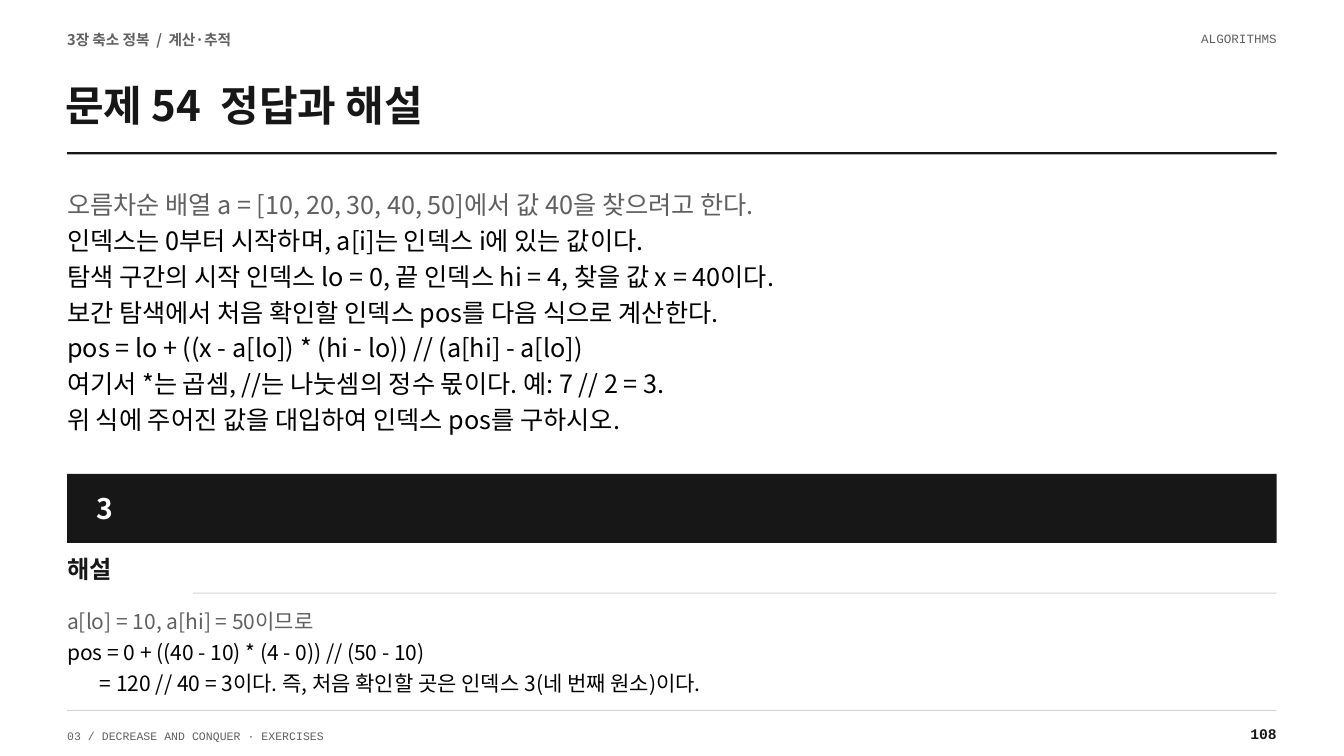
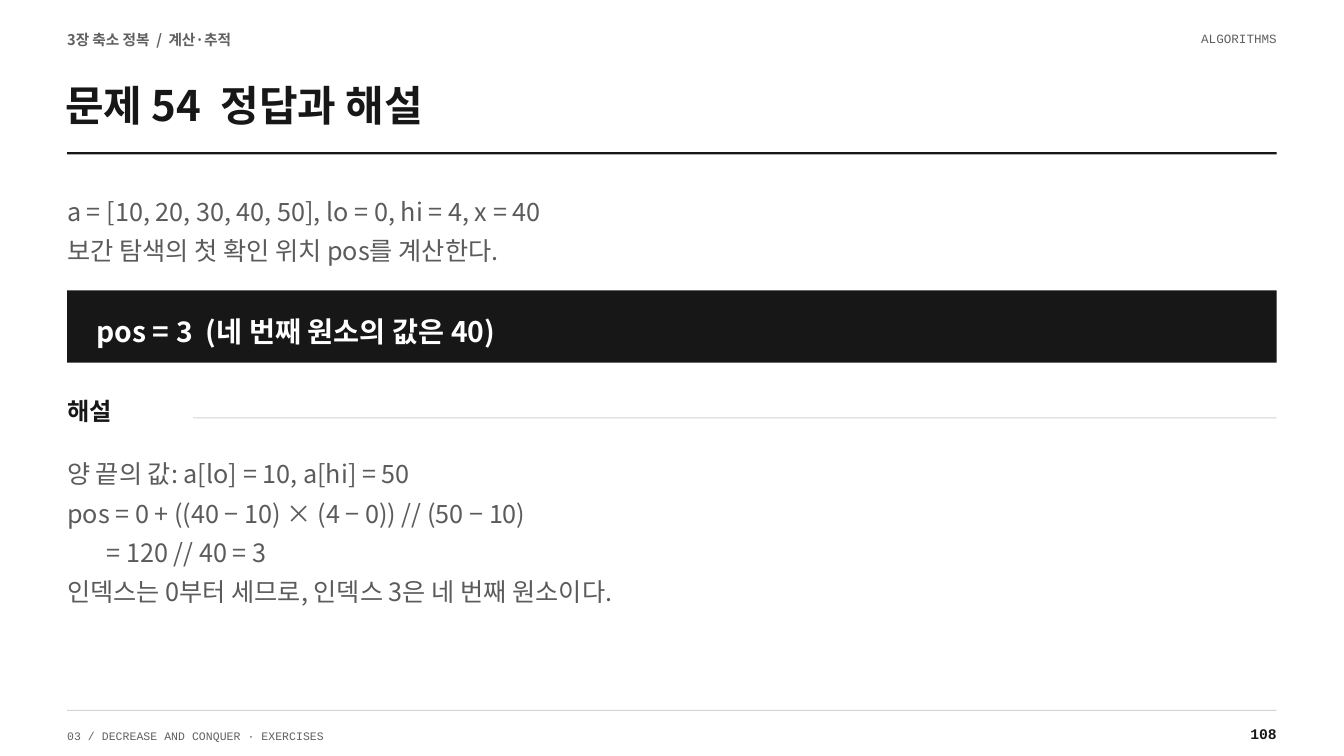
Before and after one commit to Sangdon-Park/Sangdon-Park.github.io, a slide deck: slide 108 of data/알고리즘/3장_연습문제_100문항_수업용.pptx. Drawn at 1344x756 pixels with LibreOffice and Linux fonts; fonts in the diff are those of the drawing. Boxes give left, top, right and bottom in pixels: in the first picture for what was removed or moved away, otherwise in the second. Text is boxed around its words. In the diff, an @@ line names an element or a change of style, - is before the commit and + after.

```diff
--- a/data/알고리즘/3장_연습문제_100문항_수업용.pptx
+++ b/data/알고리즘/3장_연습문제_100문항_수업용.pptx
@@ text at (67, 201, 541, 266): text changed; text colour #000000 to #5B5B5B @@
-오름차순 배열 a = [10, 20, 30, 40, 50]에서 값 40을 찾으려고 한다.
-인덱스는 0부터 시작하며, a[i]는 인덱스 i에 있는 값이다.
-탐색 구간의 시작 인덱스 lo = 0, 끝 인덱스 hi = 4, 찾을 값 x = 40이다.
-보간 탐색에서 처음 확인할 인덱스 pos를 다음 식으로 계산한다.
-pos = lo + ((x - a[lo]) * (hi - lo)) // (a[hi] - a[lo])
-여기서 *는 곱셈, //는 나눗셈의 정수 몫이다. 예: 7 // 2 = 3.
-위 식에 주어진 값을 대입하여 인덱스 pos를 구하시오.
+a = [10, 20, 30, 40, 50], lo = 0, hi = 4, x = 40
+보간 탐색의 첫 확인 위치 pos를 계산한다.
@@ rectangle: place and size @@
-rectangle at (68, 474, 1277, 543)
+rectangle at (68, 290, 1277, 363)
@@ text at (97, 318, 495, 348): text changed @@
-3
+pos = 3 (네 번째 원소의 값은 40)
@@ text "해설": place and size @@
-text "해설" at (67, 557, 111, 580)
+text "해설" at (67, 399, 111, 422)
@@ rectangle: place and size @@
-rectangle at (194, 593, 1277, 594)
+rectangle at (194, 417, 1277, 418)
@@ text at (67, 462, 613, 606): text changed; size 15 to 18 pt; text colour #000000 to #5B5B5B @@
-a[lo] = 10, a[hi] = 50이므로
-pos = 0 + ((40 - 10) * (4 - 0)) // (50 - 10)
-= 120 // 40 = 3이다. 즉, 처음 확인할 곳은 인덱스 3(네 번째 원소)이다.
+양 끝의 값: a[lo] = 10, a[hi] = 50
+pos = 0 + ((40 − 10) × (4 − 0)) // (50 − 10)
+= 120 // 40 = 3
+인덱스는 0부터 세므로, 인덱스 3은 네 번째 원소이다.
```
Also in this commit, not shown: 45 other slides changed, 4 other files.
